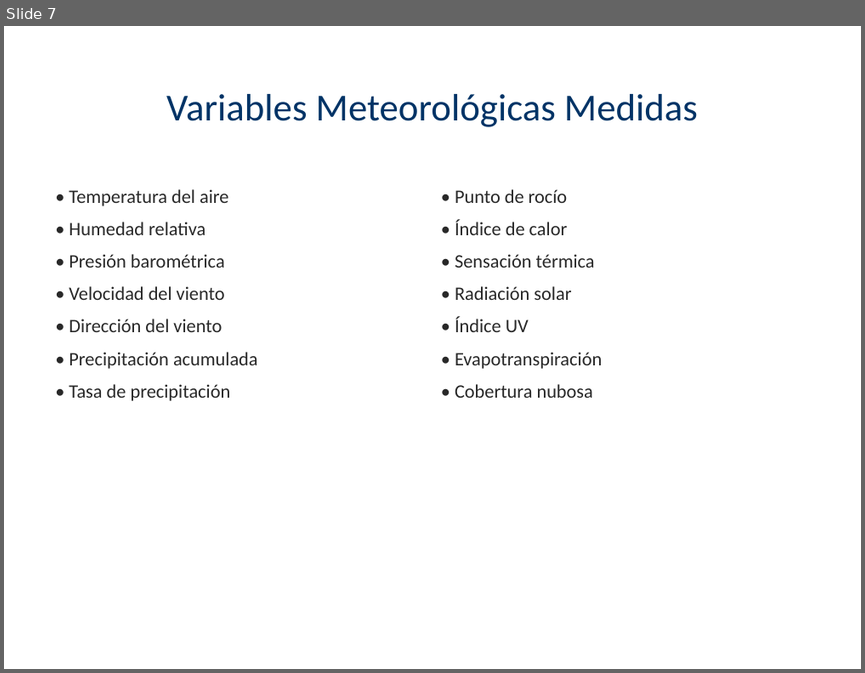
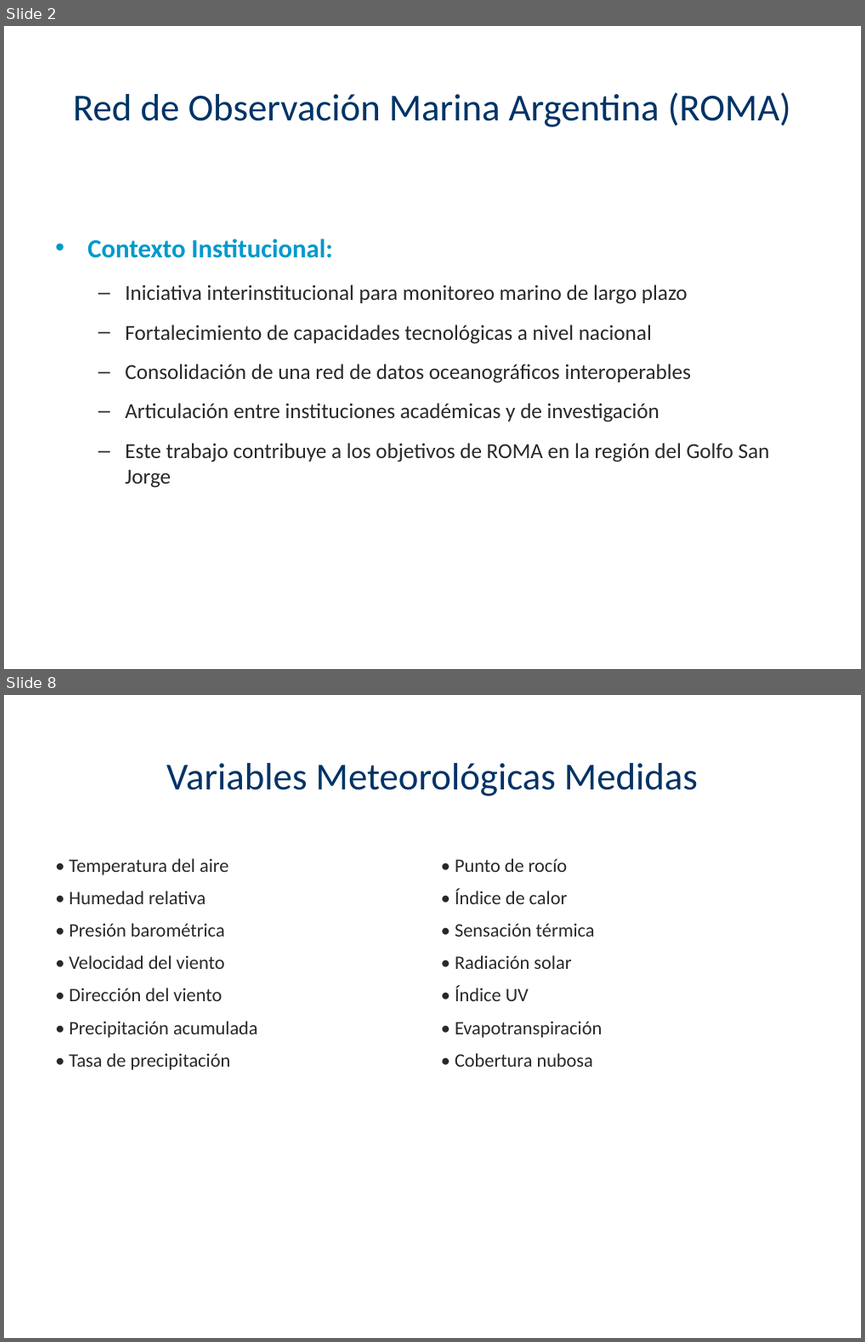
Before and after one commit to pablo27207/services, a slide deck: Presentacion_OOGSJ_XIIJNCM.pptx. Shown one above the other, each under a label of ours: slide 7 before the commit, slides 2 and 8 after it; the slides between them are not shown. The pictures are 865x673 and 865x1342 pixels, drawn with LibreOffice and Linux fonts; fonts in the diff are those of the drawing. Boxes give left, top, right and bottom in pixels: in the first picture for what was removed or moved away, otherwise in the second. Text is boxed around its words. In the diff, an @@ line names an element or a change of style, - is before the commit and + after.

```diff
--- a/Presentacion_OOGSJ_XIIJNCM.pptx
+++ b/Presentacion_OOGSJ_XIIJNCM.pptx
@@ slide 2 added at bbox=[4, 26, 861, 669], background #FFFFFF @@
@@ title added at bbox=[73, 92, 791, 127], 32 pt, text #003366 @@
+Red de Observación Marina Argentina (ROMA)
@@ text added at bbox=[87, 238, 770, 488], 18 pt, text #282828 @@
+• Contexto Institucional:
+  – Iniciativa interinstitucional para monitoreo marino de largo plazo
+  – Fortalecimiento de capacidades tecnológicas a nivel nacional
+  – Consolidación de una red de datos oceanográficos interoperables
+  – Articulación entre instituciones académicas y de investigación
+  – Este trabajo contribuye a los objetivos de ROMA en la región del Golfo San Jorge
@@ what was slide 7 is now slide 8 @@
```
Also in this commit, not shown: 12 slides changed, 2 other slides added, 2 slides removed, 1 other file.
